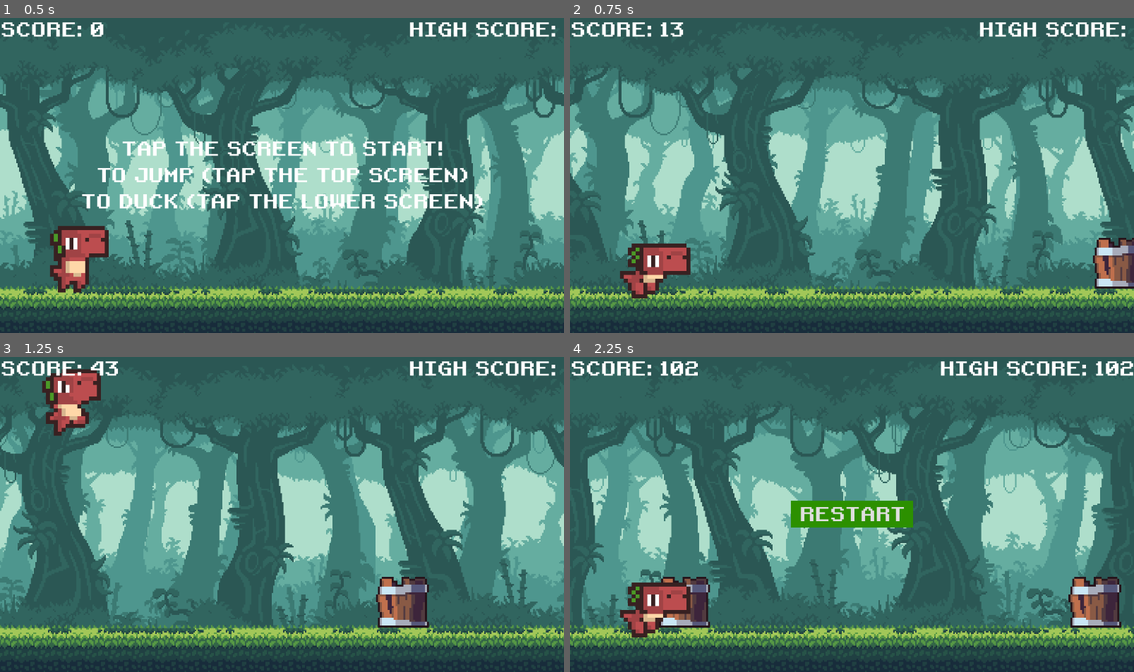
Above: before the commit, frames 1-4 (two rows, left to right).
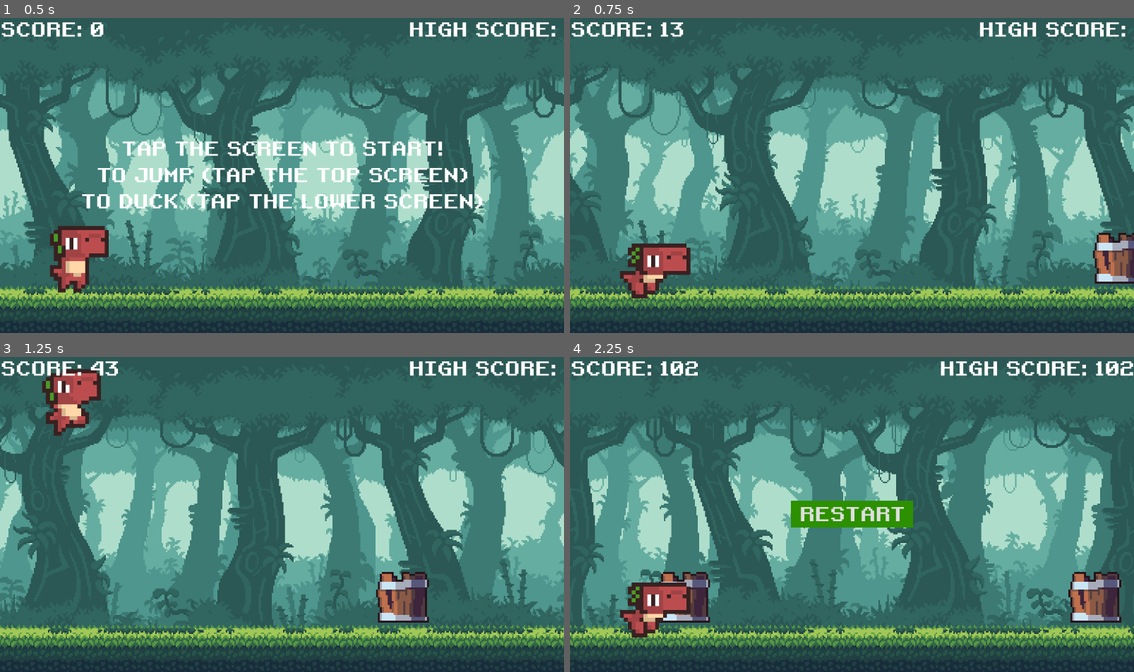
Above: after the commit, the same moments.

Repository: teachermanjeff/redplatformer2025
Game: Godot game, scene res://scenes/main.tscn
The game is run twice, just before and just after one commit, with the same random seed, the same clock (stepped at 60 frames per second) and the same inputs.
Inputs:
- Up to frame 1 (0.5 s): no input
- Up to frame 2 (0.75 s): tap Enter (ui_accept) at 0.5 s; hold Down (duck) from 0.53 s (still down)
- Up to frame 3 (1.25 s): keep holding Down (duck); tap Space (jump) at 0.77 s
- Up to frame 4 (2.25 s): release Down (duck) at 1.28 s; tap Down (duck) at 1.35 s; tap Space (jump) at 1.52 s; hold Down (duck) from 2.03 s (still down)

Frame 1 is identical in both runs. In frame 2, 0.7% of the frame differs, in the area x 92-100%, y 68-86%; in frame 3, 0.9%; in frame 4, 1.5%, in the area x 15-98%, y 68-86%.

Commit message:
Update main.gd

Diff:
--- a/scenes/main.gd
+++ b/scenes/main.gd
@@ -104,7 +104,8 @@
 			var obs_height = obs.get_node("Sprite2D").texture.get_height()
 			var obs_scale = obs.get_node("Sprite2D").scale
 			var obs_x : int = screen_size.x + score + 100 + (i * 100)
-			var obs_y : int = screen_size.y - ground_height - (obs_height * obs_scale.y / 2) + 5
+			var ground_y = screen_size.y - ground_height
+			var obs_y : int = ground_y - (obs_height * obs_scale.y / 2) - 5
 			last_obs = obs
 			add_obs(obs, obs_x, obs_y)
 		#additionally random chance to spawn a bird
